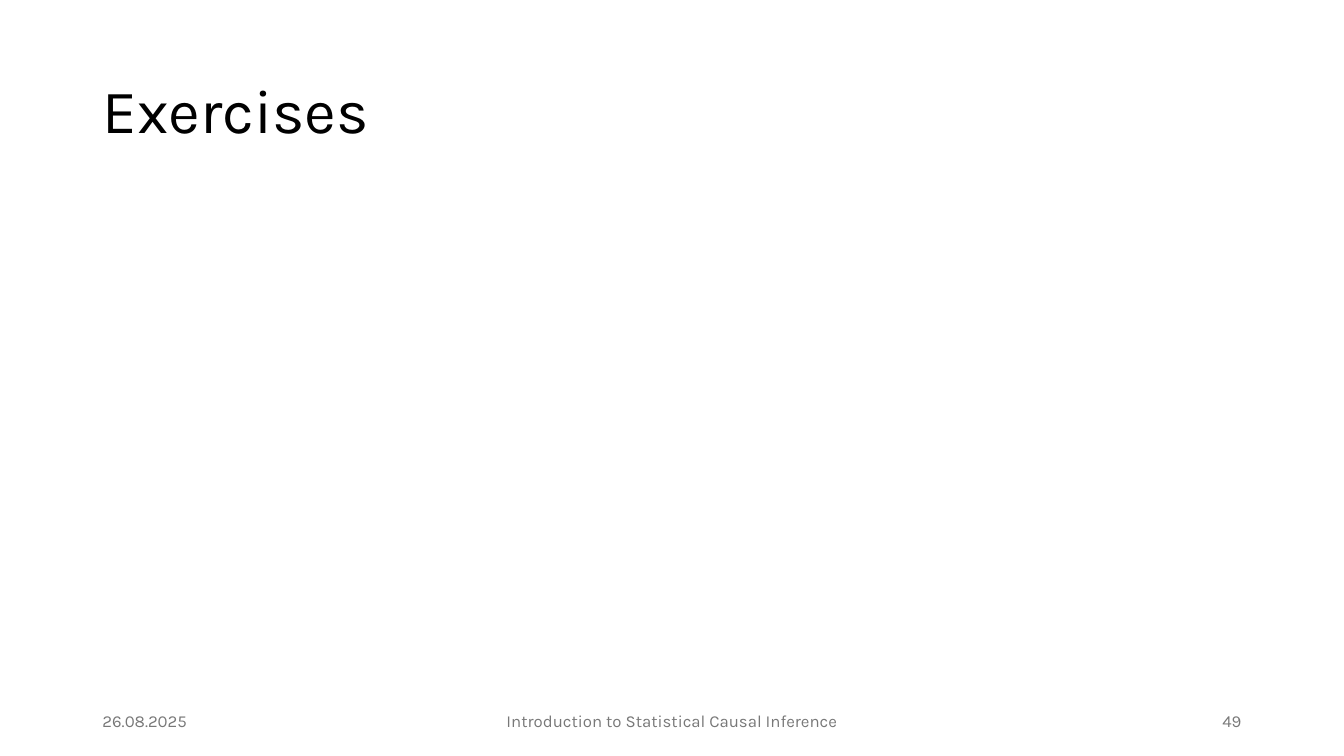
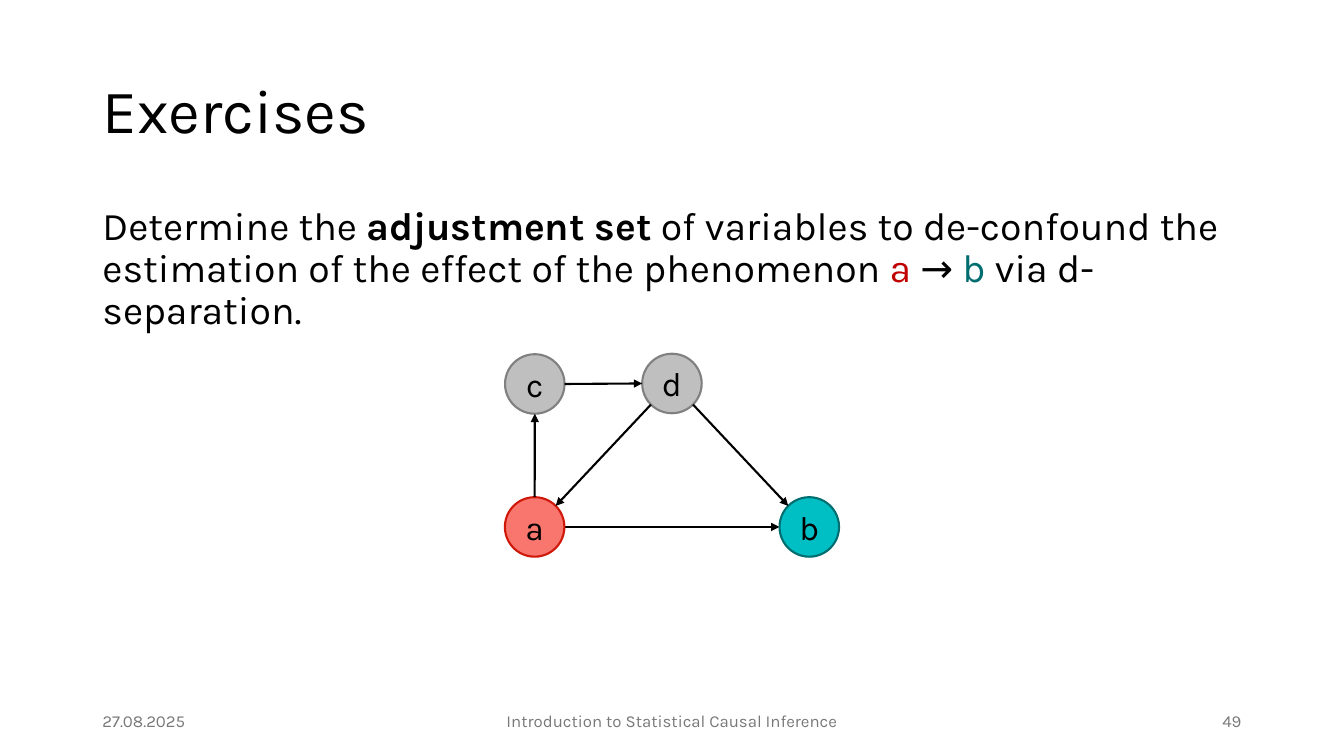
Before and after one commit to JulianFrattini/bda4sci, a slide deck: slide 49 of version2/slides/intro-sci.pptx. Drawn at 1344x756 pixels with LibreOffice and Linux fonts; fonts in the diff are those of the drawing; background and template pictures are left out. Boxes give left, top, right and bottom in pixels: in the first picture for what was removed or moved away, otherwise in the second. Text is boxed around its words. In the diff, an @@ line names an element or a change of style, - is before the commit and + after.

```diff
--- a/version2/slides/intro-sci.pptx
+++ b/version2/slides/intro-sci.pptx
@@ text added at (102,212,1218,334), 28 pt, text #000000 @@
+Determine the adjustment set of variables to de-confound the estimation of the effect of the phenomenon a → b via d-separation.
@@ ellipse added at (505,354,565,413), fill #BFBFBF, outline #808080 1.5 pt, 24 pt, text #000000 @@
+c
@@ ellipse added at (642,354,702,413), fill #BFBFBF, outline #808080 1.5 pt, 24 pt, text #000000 @@
+d
@@ arrow added from (565, 384) to (642, 383), #000000 1.5 pt @@
@@ arrow added from (534, 497) to (535, 413), #000000 1.5 pt @@
@@ arrow added from (651, 404) to (556, 506), #000000 1.5 pt @@
@@ arrow added from (694, 404) to (788, 506), #000000 1.5 pt @@
@@ ellipse added at (505,497,565,557), fill #F8766D, outline #D0180A 1.5 pt, 24 pt, text #000000 @@
+a
@@ ellipse added at (779,497,839,557), fill #00BFC4, outline #006D70 1.5 pt, 24 pt, text #000000 @@
+b
@@ arrow added from (565, 527) to (779, 527), #000000 1.5 pt @@
@@ text at (102,716,185,727): text changed @@
-26.08.2025
+27.08.2025
```
Also in this commit, not shown: 61 other slides changed, 8 slides added, 2 slides removed, 7 other files.
